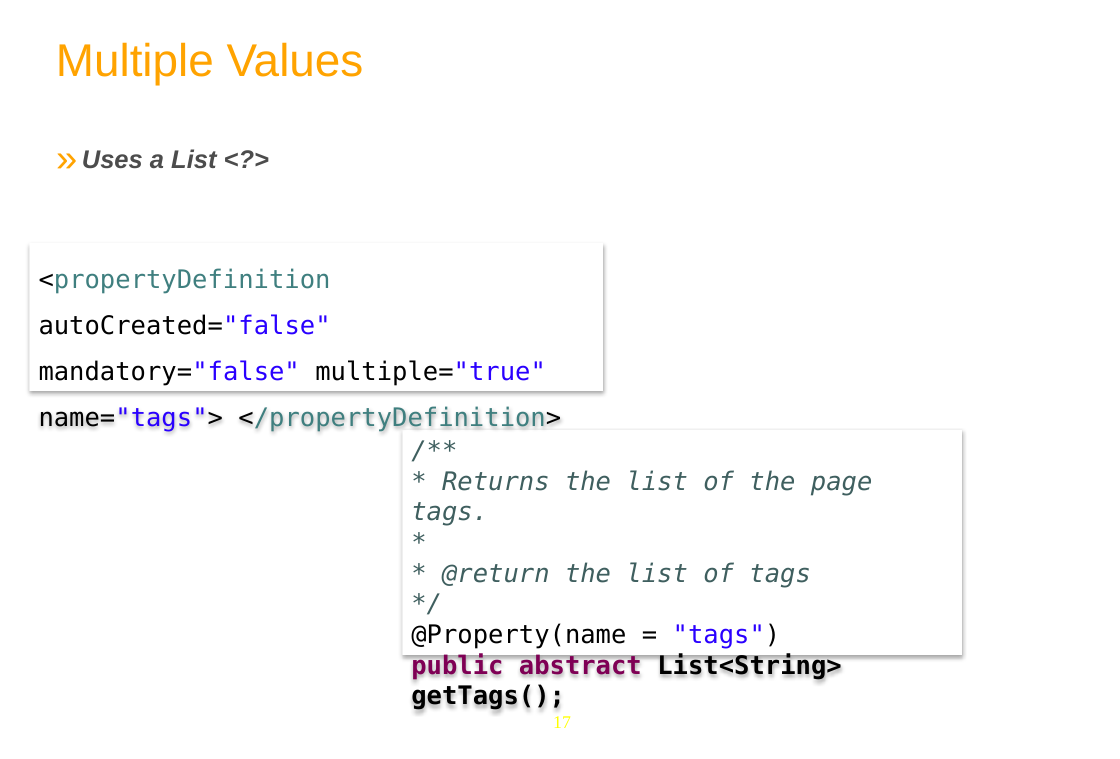
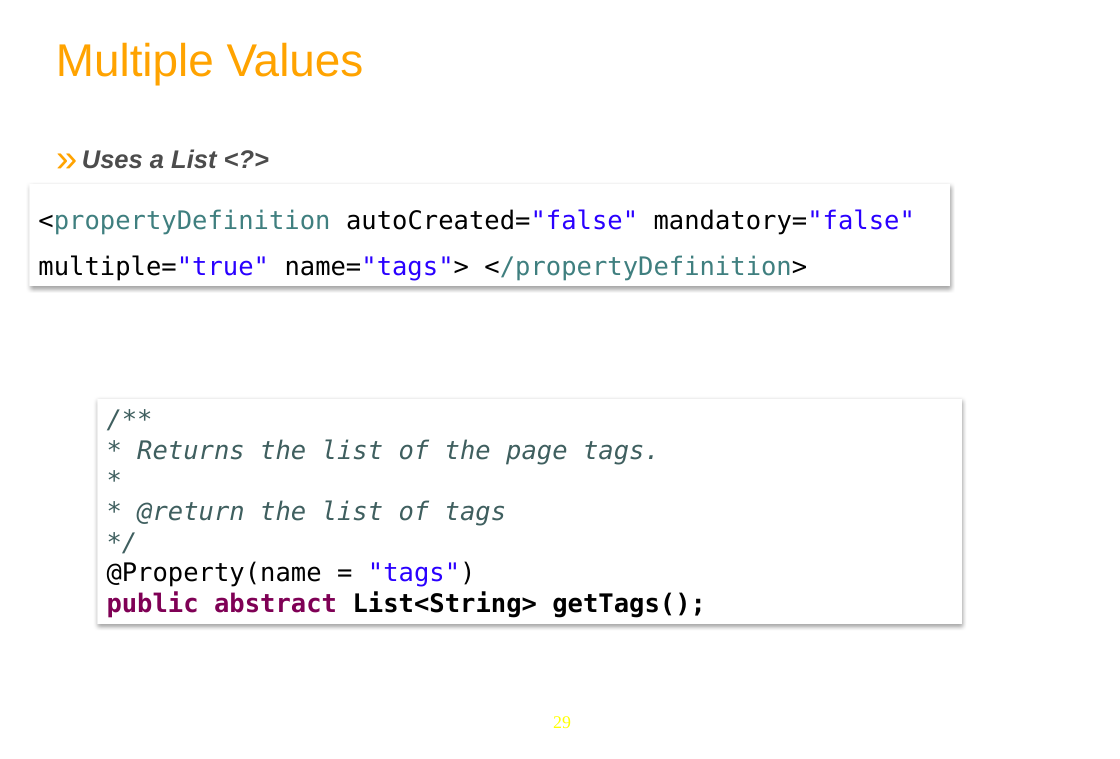
Before and after one commit to anhvurz90/training, a slide deck: slide 29 of slides/exo-developer/en/370-Chromattic-XDev-en.pptx (slide 17 before the commit). Drawn at 1120x759 pixels with LibreOffice and Linux fonts; fonts in the diff are those of the drawing; background and template pictures are left out. Boxes give left, top, right and bottom in pixels: in the first picture for what was removed or moved away, otherwise in the second. Text is boxed around its words. In the diff, an @@ line names an element or a change of style, - is before the commit and + after.

```diff
--- a/slides/exo-developer/en/370-Chromattic-XDev-en.pptx
+++ b/slides/exo-developer/en/370-Chromattic-XDev-en.pptx
@@ rectangle "<propertyDefinition autoCreated="false" mandatory="false" mu ..." resized from (x1=29, y1=243, x2=603, y2=392) to (x1=29, y1=185, x2=950, y2=286) @@
@@ rectangle "/**" resized from (x1=402, y1=430, x2=962, y2=655) to (x1=97, y1=398, x2=962, y2=624) @@
@@ page number at (x1=553, y1=716, x2=571, y2=728): text changed @@
-17
+29
```
Also in this commit, not shown: 9 other slides changed, 15 slides added, 3 slides removed, 1 other file.
